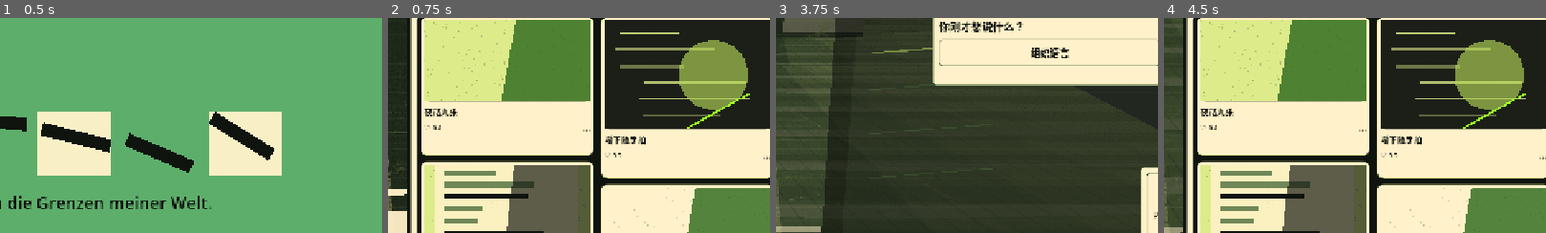
Above: before the commit, frames 1-4 (left to right).
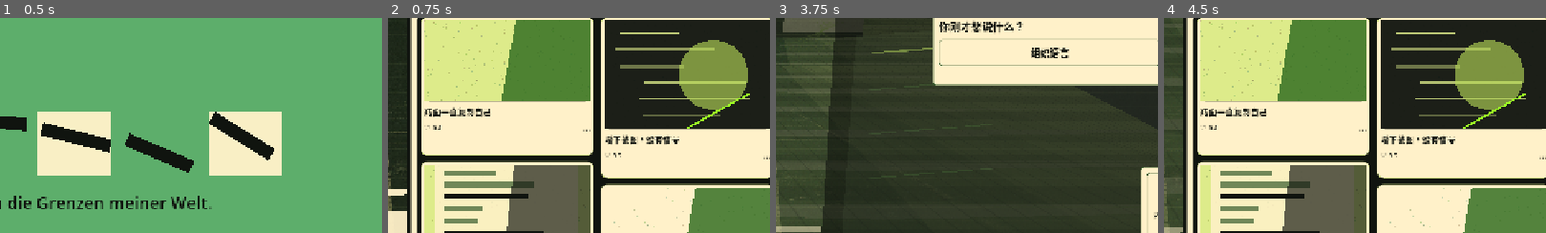
Above: after the commit, the same moments.

Repository: zhangyangdi233-sudo/memes-minigame
Game: Godot game, scene res://scenes/babel_meme_game.tscn
The game is run twice, just before and just after one commit, with the same random seed, the same clock (stepped at 60 frames per second) and the same inputs.
Inputs (mouse positions are % of the whole screen's width and height, from its top left):
- Up to frame 1 (0.5 s): no input
- Up to frame 2 (0.75 s): click "开始游戏" at 0.5 s
- Up to frame 3 (3.75 s): click (6, 15) at 1.25 s; click (6, 31) at 2 s; click (6, 47) at 2.75 s; click "放下手机" at 3.5 s
- Up to frame 4 (4.5 s): click "PHONE 打开" at 4.25 s
The pictures show only the part of the screen within x 46-96%, y 23-73%; the shares and areas given below are measured in that part.

Frame 1 is identical in both runs. In frame 2, 0.9% of the frame differs, in the area x 9-77%, y 41-60%; in frame 3, nothing differs; in frame 4, 0.9%.

Commit message:
Vary social feed notes and slow scrolling

Diff:
--- a/scripts/babel_meme_game.gd
+++ b/scripts/babel_meme_game.gd
@@ -38,34 +38,58 @@
 const HUD_MONEY_ICON_PATH := "res://assets/generated/ui/hud_money_icon.png"
 const HUD_SETTINGS_ICON_PATH := "res://assets/generated/ui/hud_settings_icon.png"
 const SOCIAL_POSTER_COUNT := 12
-const SOCIAL_FEED_WHEEL_STEP := 4
+const SOCIAL_FEED_WHEEL_STEP := 3
 const SOCIAL_HOME_CAPTIONS := [
-	"夜路九张",
-	"塔下随手拍",
-	"无信号包里有什么",
-	"空房间存档",
-	"今日路线碎片",
-	"收藏夹漏了一格",
-	"旧词穿搭",
-	"错字路牌",
-	"草稿箱便当",
-	"黑屏留白",
-	"失焦散步",
-	"塔顶空号",
+	"路面一直复制自己",
+	"塔下截图，没有信号",
+	"包里只剩旧票根",
+	"空房间的绿光",
+	"三站以后又回原点",
+	"便利店晚班便签",
+	"今天穿了旧词",
+	"错字路牌合集",
+	"草稿箱午餐",
+	"黑屏也要留白",
+	"失焦散步记录",
+	"塔顶没有头像",
+	"早八无信号通勤",
+	"口袋里的小票",
+	"夜市灯箱偏绿",
+	"桌面清空计划",
+	"雨天鞋底取样",
+	"本周静音穿搭",
+	"半份便当独白",
+	"等红灯时存档",
+	"电梯里的空格",
+	"卧室低电量",
+	"路边花坛噪点",
+	"周末别解释",
 ]
 const SOCIAL_DETAIL_TEXTS := [
-	"夜路九张：路面、手、黑屏。最后一张只剩无信号。",
-	"塔下随手拍：水、便签、空收据。今天不写结论。",
-	"包里翻到旧词卡。带它出门，像带一格没用完的电。",
-	"空房间存档。墙面很干净，适合挂没说完的话。",
-	"今日路线碎片：沿绿色线走三站，又回到同一句。",
-	"收藏夹漏了一格。没标题，却每天排在最前面。",
-	"旧词穿搭：黑外套配米白纸条，懂太多会撞款。",
-	"错字路牌。角度从下往上，名字会自己变形。",
-	"草稿箱便当：早上沉默，中午复读，晚上留白。",
-	"黑屏留白。字越少，评论越爱替你补完。",
-	"失焦散步。照片都糊了，只有一句话特别清楚。",
-	"塔顶空号。头像空着，动态要求你放遗产。",
+	"最近几格：手、路面、空屏，顺序不能换。",
+	"塔下截图：点赞很多，信号一格都没有。",
+	"旧票根还在包里，像没发出的回复。",
+	"空房间只开一盏绿灯，墙替我读评论。",
+	"三站以后又回原点，路线像复制粘贴。",
+	"便利店便签：别把沉默放进微波炉。",
+	"今天穿了旧词，黑外套配米白纸条。",
+	"错字路牌合集，每张都把名字写歪。",
+	"午餐只剩草稿箱，米饭旁边躺着未发送。",
+	"黑屏也要留白，越空越有人替你补完。",
+	"失焦散步记录，脚步清楚，话不清楚。",
+	"塔顶没有头像，只留下一个灰色空号。",
+	"早八无信号，车窗把我切成几张图。",
+	"口袋里的小票，金额像一串旧咒语。",
+	"夜市灯箱偏绿，所有招牌都在复读。",
+	"桌面清空计划：只保留水杯和未读。",
+	"雨天鞋底取样，路面把话磨成颗粒。",
+	"本周静音穿搭，领口别一枚空格。",
+	"半份便当独白，筷子停在第二句。",
+	"等红灯时存档，倒计时没有走完。",
+	"电梯里的空格，楼层键全都按过。",
+	"卧室低电量，床头线缠住一句话。",
+	"路边花坛噪点，花名被信号盖住。",
+	"周末别解释，照片会自己替你说谎。",
 ]
 const SOCIAL_DETAIL_HANDLES := [
 	"夜路相册",
@@ -73,13 +97,25 @@
 	"无信号通勤",
 	"空房间before",
 	"绿色路线图",
-	"收藏夹维护员",
+	"晚班小票",
 	"旧词穿搭",
 	"错字路牌",
 	"草稿箱便当",
 	"黑屏排版课",
 	"失焦散步",
 	"塔顶空号",
+	"早八路人",
+	"口袋库存",
+	"夜市灯箱",
+	"桌面清空",
+	"雨天样本",
+	"静音衣柜",
+	"半份便当",
+	"红灯存档",
+	"电梯空格",
+	"卧室低电量",
+	"花坛噪点",
+	"周末别解释",
 ]
 const REALITY_DIM_ALPHA := 0.24
 
--- a/tests/test_main_scene.gd
+++ b/tests/test_main_scene.gd
@@ -589,13 +589,13 @@
 				_assert_true(current_social_feed_masonry != null and _is_descendant_of(current_social_feed_masonry, social_app_window), "social feed grid should live inside the social app window")
 		if social_bottom_nav != null and social_feed_scroll != null:
 			_assert_true(not _is_descendant_of(social_bottom_nav, social_feed_scroll), "bottom nav should not scroll away with the feed")
-			_assert_true(int(social_feed_scroll.get_meta("slow_scroll_step", 0)) <= 4, "social feed wheel scroll should be slower for phone-style browsing")
+			_assert_true(int(social_feed_scroll.get_meta("slow_scroll_step", 0)) <= 3, "social feed wheel scroll should be slower for phone-style browsing")
 			var wheel_event := InputEventMouseButton.new()
 			wheel_event.button_index = MOUSE_BUTTON_WHEEL_DOWN
 			wheel_event.pressed = true
 			social_feed_scroll.scroll_vertical = 0
 			root._on_social_feed_scroll_gui_input(wheel_event, social_feed_scroll)
-			_assert_true(social_feed_scroll.scroll_vertical <= 4, "one wheel notch should move the masonry feed only a small amount")
+			_assert_true(social_feed_scroll.scroll_vertical <= 3, "one wheel notch should move the masonry feed only a small amount")
 			if social_feed_masonry != null:
 				_assert_eq(social_feed_masonry.get_child_count(), 2, "mobile social feed should keep a two-column discovery layout")
 		if social_post_card != null and social_post_card_1 != null:
@@ -610,6 +610,9 @@
 			_assert_true(str(root._social_post_for_index(0).get("handle", "")) != str(root._social_post_for_index(1).get("handle", "")), "social post handles should vary across lifestyle-note styles")
 			_assert_true(_unique_social_values(root, "text", 12) >= 10, "first twelve social detail posts should be varied")
 			_assert_true(_unique_social_values(root, "handle", 12) >= 10, "first twelve social handles should be varied")
+			_assert_true(_unique_social_values(root, "text", 24) >= 20, "first twenty-four social detail posts should feel like a varied lifestyle-note feed")
+			_assert_true(_unique_social_values(root, "handle", 24) >= 20, "first twenty-four social handles should vary across note personas")
+			_assert_true(_unique_social_captions(root, 24) >= 20, "home feed captions should vary beyond the original small pool")
 			_assert_true(str(root._social_post_for_index(0).get("text", "")).contains("："), "social detail posts should read like compact image-note captions")
 		_assert_true(_generated_posters_are_varied(), "generated social poster images should not all be identical")
 		if social_nav_home != null and social_nav_create != null and social_nav_mine != null:
@@ -972,6 +975,13 @@
 	return values.size()
 
 
+func _unique_social_captions(root: Node, count: int) -> int:
+	var values := {}
+	for index in count:
+		values[str(root._social_caption({}, index))] = true
+	return values.size()
+
+
 func _generated_posters_are_varied() -> bool:
 	var sizes := {}
 	var byte_prefixes := {}
